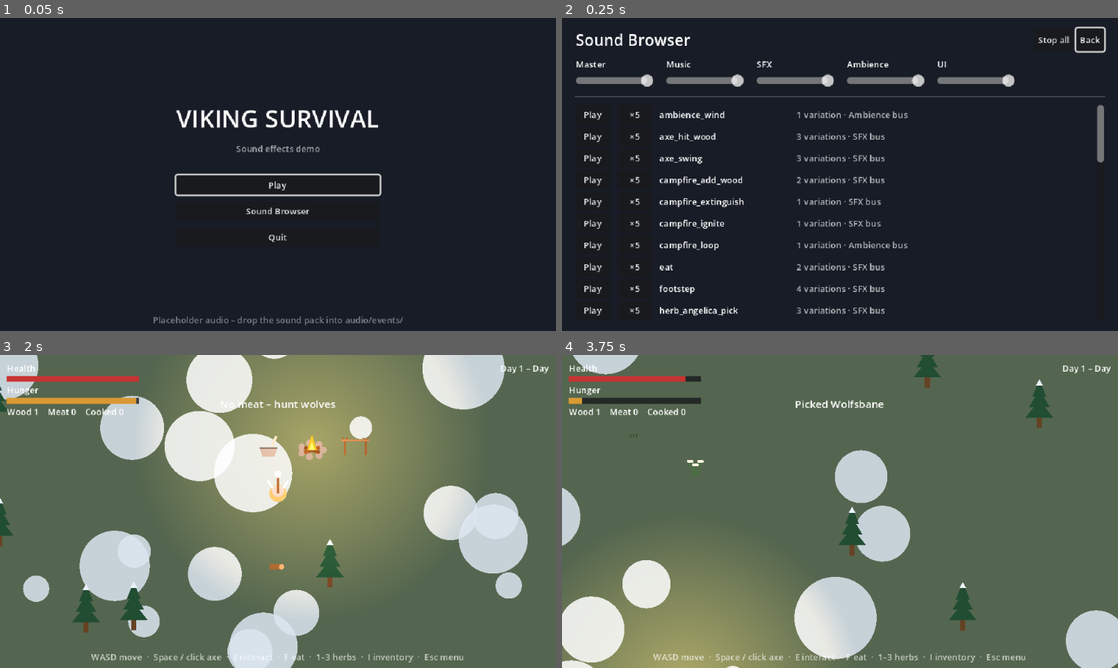
Above: before the commit, frames 1-4 (two rows, left to right).
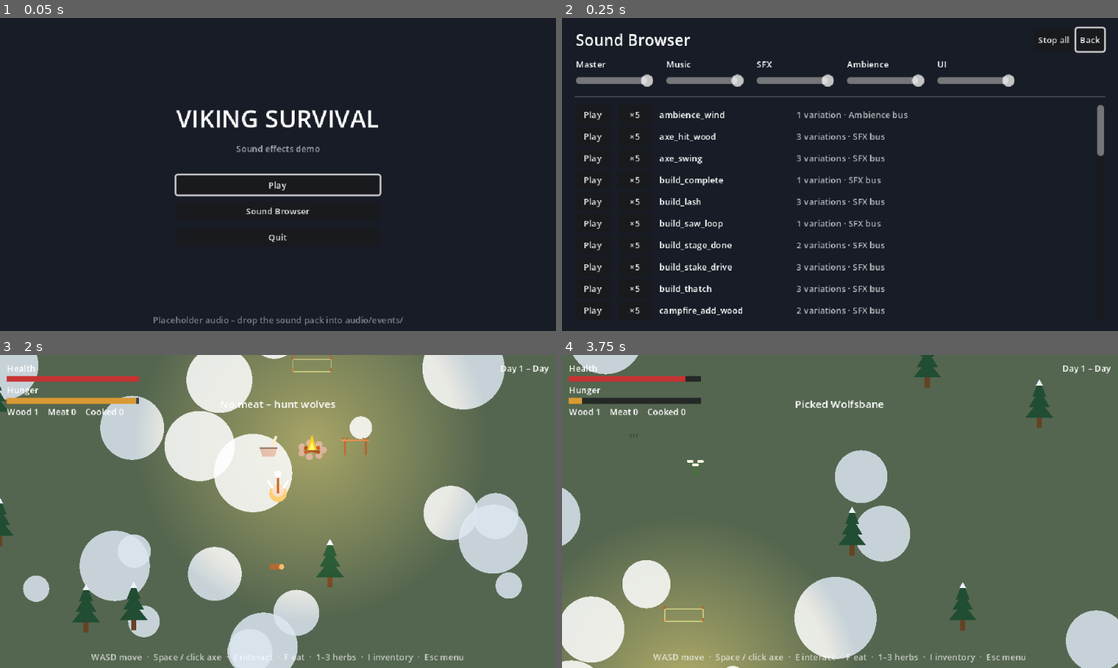
Above: after the commit, the same moments.

Repository: scunningham777/viking-survival-demo
Game: Godot game, scene res://tests/smoke_test.tscn
The game is run twice, just before and just after one commit, with the same random seed, the same clock (stepped at 60 frames per second) and the same inputs. This scene is started directly instead of the project's main scene.
Inputs (mouse positions are in pixels of both pictures, inside the frame that each line leads up to):
- Up to frame 1 (0.05 s): no input
- Up to frame 2 (0.25 s): no input
- Up to frame 3 (2 s): move the mouse to (250, 574) at 0.52 s; hold F (eat) 0.53-1.28 s; hold W (move_up) from 0.53 s (still down); click (250, 574) at 0.67 s; tap E (interact) at 0.8, 1.35 s; move the mouse to (444, 558) at 1.27 s; tap F (eat) at 1.55 s
- Up to frame 4 (3.75 s): move the mouse to (673, 464) at 2.02 s; release W (move_up) at 2.03 s; hold Space (attack) 2.03-2.78 s; hold A (move_left) 2.03-3.53 s; tap E (interact) at 2.3 s; move the mouse to (867, 511) at 2.77 s; tap F (eat) at 2.85 s; click (867, 511) at 2.92 s; move the mouse to (756, 433) at 3.52 s; hold S (move_down) from 3.53 s (still down); hold E (interact) from 3.53 s (still down)

Frame 1 is identical in both runs. In frame 2, 1.7% of the frame differs, in the area x 17-98%, y 43-96%; in frame 3, less than 0.1%; in frame 4, less than 0.1%.

Commit message:
Add buildable shelter with phased build sounds
The shelter is a sequential CraftingStation north of the campfire: three
stages (frame, beams, roof), each started with E and 2 wood, drawn as
they're built. Standing under the finished shelter halves hunger drain.

Recipes can now list CraftPhases (a sound and a duration, looped or
repeated as one-shots) so a craft plays a sound sequence: saw then
stakes, axe notching then lashing, then thatching. Adds build_saw_loop,
build_stake_drive, build_lash, build_thatch, build_stage_done and
build_complete events (placeholders + bank, all in the Sound Browser).
Herbs now keep clear of the camp's crafting spots. Smoke test covers
stage order, wood cost, completion and the hunger effect.

Co-Authored-By: Claude Opus 5.5 <noreply@anthropic.com>
Claude-Session: https://claude.ai/code/session_01HLJkRzmoqV4Q4LdQHmwY7o

Diff:
--- a/audio/sound_bank.tres
+++ b/audio/sound_bank.tres
@@ -495,6 +495,78 @@
 max_distance = 600.0
 notes = "Herbs dropped into the stone mortar."
 
+[sub_resource type="Resource" id="SoundEvent_build_complete"]
+script = ExtResource("2_event")
+id = &"build_complete"
+bus = &"SFX"
+volume_db = 0.0
+pitch_jitter = 0.02
+volume_jitter_db = 0.0
+min_interval_sec = 0.0
+max_instances = 1
+max_distance = 900.0
+notes = "Shelter finished – the structure settles with a creak and a heavy thud."
+
+[sub_resource type="Resource" id="SoundEvent_build_lash"]
+script = ExtResource("2_event")
+id = &"build_lash"
+bus = &"SFX"
+volume_db = -2.0
+pitch_jitter = 0.08
+volume_jitter_db = 1.5
+min_interval_sec = 0.0
+max_instances = 2
+max_distance = 700.0
+notes = "Rope lashed tight around a beam (repeats while lashing)."
+
+[sub_resource type="Resource" id="SoundEvent_build_saw_loop"]
+script = ExtResource("2_event")
+id = &"build_saw_loop"
+bus = &"SFX"
+volume_db = -3.0
+pitch_jitter = 0.0
+volume_jitter_db = 0.0
+min_interval_sec = 0.0
+max_instances = 0
+max_distance = 700.0
+notes = "Hand saw cutting a log – positional loop."
+
+[sub_resource type="Resource" id="SoundEvent_build_stage_done"]
+script = ExtResource("2_event")
+id = &"build_stage_done"
+bus = &"SFX"
+volume_db = -1.0
+pitch_jitter = 0.05
+volume_jitter_db = 0.0
+min_interval_sec = 0.0
+max_instances = 1
+max_distance = 800.0
+notes = "A build stage finished – creak and settling knock."
+
+[sub_resource type="Resource" id="SoundEvent_build_stake_drive"]
+script = ExtResource("2_event")
+id = &"build_stake_drive"
+bus = &"SFX"
+volume_db = 0.0
+pitch_jitter = 0.07
+volume_jitter_db = 1.5
+min_interval_sec = 0.0
+max_instances = 2
+max_distance = 800.0
+notes = "Mallet driving a stake into the ground (repeats while building)."
+
+[sub_resource type="Resource" id="SoundEvent_build_thatch"]
+script = ExtResource("2_event")
+id = &"build_thatch"
+bus = &"SFX"
+volume_db = -2.0
+pitch_jitter = 0.08
+volume_jitter_db = 1.5
+min_interval_sec = 0.0
+max_instances = 2
+max_distance = 700.0
+notes = "Pine bough laid on the roof (repeats while thatching)."
+
 [resource]
 script = ExtResource("1_bank")
-events = Array[ExtResource("2_event")]([SubResource("SoundEv …(1604 unchanged characters)… , SubResource("SoundEvent_mortar_place")])
+events = Array[ExtResource("2_event")]([SubResource("SoundEv …(1604 unchanged characters)… , SubResource("SoundEvent_mortar_place"), SubResource("SoundEvent_build_complete"), SubResource("SoundEvent_build_lash"), SubResource("SoundEvent_build_saw_loop"), SubResource("SoundEvent_build_stage_done"), SubResource("SoundEvent_build_stake_drive"), SubResource("SoundEvent_build_thatch")])
--- /dev/null
+++ b/data/craft_phase.gd
@@ -0,0 +1,10 @@
+class_name CraftPhase
+extends Resource
+## One step of a recipe's sound sequence, e.g. "saw for 1.5s, then hammer for 1.5s".
+## The station plays `sound` from its position for `duration_sec`: looped when
+## `interval_sec` is 0, otherwise as a one-shot repeated every `interval_sec`.
+
+@export var sound: StringName
+@export var duration_sec := 1.5
+## 0 = play `sound` as a loop. > 0 = fire it as a one-shot this often (mallet thuds, chops).
+@export var interval_sec := 0.0
--- a/data/recipe.gd
+++ b/data/recipe.gd
@@ -2,12 +2,27 @@
 extends Resource
 ## One crafting recipe: consumes `inputs` from the inventory and produces
 ## `output_count` × `output` after `craft_time_sec`. Stations hold a list of these.
+## A recipe with no `output` produces nothing (a build stage). With `phases`, the
+## craft plays that sound sequence and lasts as long as the phases combined.
 
+## Short name for messages, e.g. "the frame". Optional.
+@export var title := ""
 @export var output: StringName
 @export var output_count := 1
 ## Item id → amount consumed.
 @export var inputs: Dictionary[StringName, int] = {}
 @export var craft_time_sec := 2.0
+## Optional sound sequence; replaces the station's loop sound and sets the craft time.
+@export var phases: Array[CraftPhase] = []
+
+
+func total_time() -> float:
+	if phases.is_empty():
+		return craft_time_sec
+	var total := 0.0
+	for phase in phases:
+		total += phase.duration_sec
+	return total
 
 
 func can_craft() -> bool:
--- a/scenes/actors/player.gd
+++ b/scenes/actors/player.gd
@@ -19,6 +19,8 @@
 @export var max_health := 100.0
 @export var max_hunger := 100.0
 @export var hunger_drain_per_sec := 1.2
+## Hunger drain is multiplied by this while standing under a finished shelter.
+@export var shelter_hunger_multiplier := 0.5
 @export var starving_damage_per_sec := 4.0
 @export var meat_hunger_restore := 35.0
 ## Cooked meat (from the cooking spit) is eaten before raw meat.
@@ -48,6 +50,8 @@
 var is_dead := false
 ## Seconds left on the wolfsbane-poisoned axe.
 var wolfsbane_time := 0.0
+## Set by a finished shelter while the player stands under it.
+var is_sheltered := false
 
 var _attack_cooldown := 0.0
 var _swing_visual := 0.0
@@ -125,8 +129,12 @@
 		AudioManager.play(&"footstep")
 
 
+func hunger_drain() -> float:
+	return hunger_drain_per_sec * (shelter_hunger_multiplier if is_sheltered else 1.0)
+
+
 func _update_hunger(delta: float) -> void:
-	hunger = maxf(hunger - hunger_drain_per_sec * delta, 0.0)
+	hunger = maxf(hunger - hunger_drain() * delta, 0.0)
 	hunger_changed.emit(hunger, max_hunger)
 	if hunger <= 0.0:
 		health = maxf(health - starving_damage_per_sec * delta, 0.0)
--- a/scenes/props/crafting_station.gd
+++ b/scenes/props/crafting_station.gd
@@ -3,17 +3,26 @@
 ## A fixed crafting spot. Its recipes are data (see Recipe). With a single recipe,
 ## interacting crafts it straight away (the cooking spit); with several, it asks the
 ## HUD for the crafting screen (GameState.craft_menu_requested) and the player picks.
+## With `sequential`, the recipes are build stages done in order: interacting starts
+## the next one, and the station is complete after the last (the shelter).
 ## Each kind of station is its own scene with different exports.
 ##
 ## Sounds: `start_sound` when crafting begins, `loop_sound` (positional loop)
-## while it runs, `done_sound` when it finishes. Any can be left empty.
+## while it runs – or the recipe's own phases, if it has any – and `done_sound`
+## when it finishes (`complete_sound` instead after a sequential station's last
+## stage). Any can be left empty.
 
 signal crafted(item: StringName)
+## Sequential stations: emitted after each stage, with how many are now done.
+signal stage_completed(stages_done: int)
+signal completed
 
 @export var station_name := "Crafting station"
 ## Button label on the crafting screen, e.g. "Grind".
 @export var verb := "Craft"
 @export var recipes: Array[Recipe] = []
+## True: recipes are stages built in order, each started with the interact key.
+@export var sequential := false
 ## Optional node with an `is_lit` property (a campfire). Crafting only starts while it's lit.
 @export var heat_source: Node
 ## True: the result goes straight into the inventory. False: it pops out as a Pickup.
@@ -23,28 +32,40 @@
 @export var missing_input_message := "Nothing to craft"
 @export var needs_heat_message := "The fire is out"
 @export var busy_message := "Already working"
+## Sequential stations: shown when interacting after the last stage.
+@export var complete_message := "Finished"
 @export_group("Audio")
 @export var start_sound: StringName = &""
 @export var loop_sound: StringName = &""
 @export var done_sound: StringName = &""
+@export var complete_sound: StringName = &""
 
 var is_crafting := false
 ## 0..1 while crafting.
 var progress := 0.0
 ## The recipe in progress.
 var current: Recipe
+## Sequential stations: stages finished so far.
+var stages_done := 0
+var is_complete: bool:
+	get:
+		return sequential and stages_done >= recipes.size()
 
 var _elapsed := 0.0
 var _loop: Node
+var _phase_index := -1
+var _repeat_timer := 0.0
 
 
 func _process(delta: float) -> void:
 	if not is_crafting:
 		return
 	_elapsed += delta
-	progress = clampf(_elapsed / current.craft_time_sec, 0.0, 1.0)
+	var total := current.total_time()
+	progress = clampf(_elapsed / total, 0.0, 1.0)
+	_update_phase(delta)
 	queue_redraw()
-	if _elapsed >= current.craft_time_sec:
+	if _elapsed >= total:
 		_finish()
 
 
@@ -52,10 +73,17 @@
 	if is_crafting:
 		GameState.notify(busy_message)
 		return
+	if is_complete:
+		GameState.notify(complete_message)
+		return
 	if not _has_heat():
 		GameState.notify(needs_heat_message)
 		return
-	if recipes.size() == 1:
+	if sequential:
+		var stage := recipes[stages_done]
+		if not start(stage):
+			GameState.notify("Needs %s" % stage.describe_inputs())
+	elif recipes.size() == 1:
 		if not start(recipes[0]):
 			GameState.notify(missing_input_message)
 	elif recipes.size() > 1:
@@ -70,10 +98,16 @@
 	is_crafting = true
 	_elapsed = 0.0
 	progress = 0.0
+	_phase_index = -1
 	if not start_sound.is_empty():
 		AudioManager.play_at(start_sound, global_position)
-	if not loop_sound.is_empty():
-		_loop = AudioManager.play_loop(loop_sound, self, 0.3)
+	if not recipe.title.is_empty():
+		GameState.notify("Building %s" % recipe.title)
+	if recipe.phases.is_empty():
+		if not loop_sound.is_empty():
+			_loop = AudioManager.play_loop(loop_sound, self, 0.3)
+	else:
+		_update_phase(0.0)
 	queue_redraw()
 	return true
 
@@ -86,18 +120,51 @@
 	return heat_source == null or heat_source.is_lit
 
 
+## Switches to the phase that `_elapsed` falls in, and fires repeated one-shots.
+func _update_phase(delta: float) -> void:
+	if current.phases.is_empty():
+		return
+	var index := 0
+	var phase_end := current.phases[0].duration_sec
+	while _elapsed >= phase_end and index < current.phases.size() - 1:
+		index += 1
+		phase_end += current.phases[index].duration_sec
+	var phase := current.phases[index]
+	if index != _phase_index:
+		_phase_index = index
+		AudioManager.stop_loop(_loop, 0.1)
+		_loop = null
+		if phase.interval_sec > 0.0:
+			_repeat_timer = 0.0
+		else:
+			_loop = AudioManager.play_loop(phase.sound, self, 0.1)
+	if phase.interval_sec > 0.0:
+		_repeat_timer -= delta
+		if _repeat_timer <= 0.0:
+			_repeat_timer += phase.interval_sec
+			AudioManager.play_at(phase.sound, global_position)
+
+
 func _finish() -> void:
 	is_crafting = false
 	progress = 0.0
 	AudioManager.stop_loop(_loop, 0.3)
 	_loop = null
-	if not done_sound.is_empty():
-		AudioManager.play_at(done_sound, global_position)
-	if output_to_inventory:
-		GameState.add(current.output, current.output_count)
-		GameState.notify("Made %s" % Items.display_name(current.output).to_lower())
-	else:
-		for i in current.output_count:
-			Pickup.spawn(get_parent(), current.output, position)
-	crafted.emit(current.output)
+	if sequential:
+		stages_done += 1
+	var sound := complete_sound if is_complete and not complete_sound.is_empty() else done_sound
+	if not sound.is_empty():
+		AudioManager.play_at(sound, global_position)
+	if not current.output.is_empty():
+		if output_to_inventory:
+			GameState.add(current.output, current.output_count)
+			GameState.notify("Made %s" % Items.display_name(current.output).to_lower())
+		else:
+			for i in current.output_count:
+				Pickup.spawn(get_parent(), current.output, position)
+		crafted.emit(current.output)
+	if sequential:
+		stage_completed.emit(stages_done)
+		if is_complete:
+			completed.emit()
 	queue_redraw()
--- /dev/null
+++ b/scenes/props/shelter.gd
@@ -0,0 +1,66 @@
+extends CraftingStation
+## Lean-to shelter built in three stages at a fixed plot (frame, beams, roof; 2 wood
+## each). Once finished, standing underneath slows hunger (see Player.is_sheltered).
+
+@onready var _cover: Area2D = $Cover
+
+
+func _ready() -> void:
+	_cover.body_entered.connect(_on_cover_changed.bind(true))
+	_cover.body_exited.connect(_on_cover_changed.bind(false))
+	completed.connect(_on_completed)
+
+
+func _on_completed() -> void:
+	GameState.notify("Shelter built – rest under it to stay fed longer")
+	for body in _cover.get_overlapping_bodies():
+		_on_cover_changed(body, true)
+
+
+func _on_cover_changed(body: Node2D, entered: bool) -> void:
+	if body is Player and is_complete:
+		body.is_sheltered = entered
+
+
+func _draw() -> void:
+	# Completed stages are solid; the one being built fades in as it progresses.
+	_draw_plot()
+	for stage in recipes.size():
+		var alpha := 1.0 if stage < stages_done else 0.0
+		if is_crafting and stage == stages_done:
+			alpha = 0.25 + 0.75 * progress
+		if alpha > 0.0:
+			_draw_stage(stage, alpha)
+
+
+func _draw_plot() -> void:
+	# Marker stakes and a string outline on the ground.
+	var string := Color(0.8, 0.72, 0.52, 0.6)
+	var corners := PackedVector2Array([Vector2(-22, 0), Vector2(22, 0), Vector2(22, -14), Vector2(-22, -14)])
+	for i in corners.size():
+		draw_line(corners[i], corners[(i + 1) % corners.size()], string, 1.0)
+		draw_line(corners[i], corners[i] + Vector2(0, -4), Color(0.45, 0.3, 0.15), 2.0)
+
+
+func _draw_stage(stage: int, alpha: float) -> void:
+	var wood := Color(0.45, 0.3, 0.15, alpha)
+	match stage:
+		0:  # Frame: tall front posts, short back posts.
+			for x in [-20.0, 20.0]:
+				draw_line(Vector2(x, 0), Vector2(x, -30), wood, 3.0)
+				draw_line(Vector2(x, -14), Vector2(x, -22), wood.darkened(0.2), 2.5)
+		1:  # Beams: front crossbeam and rafters sloping to the back posts.
+			draw_line(Vector2(-23, -30), Vector2(23, -30), wood.lightened(0.1), 2.5)
+			for x in [-20.0, 0.0, 20.0]:
+				draw_line(Vector2(x, -30), Vector2(x, -22), wood.lightened(0.05), 2.0)
+			draw_line(Vector2(-24, -24), Vector2(-16, -28), Color(0.8, 0.72, 0.52, alpha), 1.0)
+			draw_line(Vector2(16, -28), Vector2(24, -24), Color(0.8, 0.72, 0.52, alpha), 1.0)
+		2:  # Roof: layered pine boughs over the rafters.
+			var bough := Color(0.15, 0.32, 0.2, alpha)
+			draw_colored_polygon(PackedVector2Array([
+				Vector2(-25, -31), Vector2(25, -31), Vector2(25, -21), Vector2(-25, -21),
+			]), bough)
+			for i in 6:
+				var x := -22.0 + i * 8.8
+				draw_line(Vector2(x, -31), Vector2(x + 3, -21), bough.lightened(0.2), 1.0)
+			draw_line(Vector2(-25, -31), Vector2(25, -31), Color(0.9, 0.93, 0.96, alpha * 0.8), 1.5)
--- /dev/null
+++ b/scenes/props/shelter.tscn
@@ -0,0 +1,93 @@
+[gd_scene format=3]
+
+[ext_resource type="Script" path="res://scenes/props/shelter.gd" id="1_script"]
+[ext_resource type="Script" path="res://data/recipe.gd" id="2_recipe"]
+[ext_resource type="Script" path="res://data/craft_phase.gd" id="3_phase"]
+
+[sub_resource type="Resource" id="CraftPhase_saw"]
+script = ExtResource("3_phase")
+sound = &"build_saw_loop"
+duration_sec = 1.6
+
+[sub_resource type="Resource" id="CraftPhase_stakes"]
+script = ExtResource("3_phase")
+sound = &"build_stake_drive"
+duration_sec = 1.5
+interval_sec = 0.45
+
+[sub_resource type="Resource" id="Recipe_frame"]
+script = ExtResource("2_recipe")
+title = "the frame"
+inputs = Dictionary[StringName, int]({
+&"wood": 2
+})
+phases = Array[ExtResource("3_phase")]([SubResource("CraftPhase_saw"), SubResource("CraftPhase_stakes")])
+
+[sub_resource type="Resource" id="CraftPhase_notch"]
+script = ExtResource("3_phase")
+sound = &"axe_hit_wood"
+duration_sec = 1.1
+interval_sec = 0.36
+
+[sub_resource type="Resource" id="CraftPhase_lash"]
+script = ExtResource("3_phase")
+sound = &"build_lash"
+duration_sec = 1.9
+interval_sec = 0.6
+
+[sub_resource type="Resource" id="Recipe_beams"]
+script = ExtResource("2_recipe")
+title = "the beams"
+inputs = Dictionary[StringName, int]({
+&"wood": 2
+})
+phases = Array[ExtResource("3_phase")]([SubResource("CraftPhase_notch"), SubResource("CraftPhase_lash")])
+
+[sub_resource type="Resource" id="CraftPhase_thatch"]
+script = ExtResource("3_phase")
+sound = &"build_thatch"
+duration_sec = 3.0
+interval_sec = 0.55
+
+[sub_resource type="Resource" id="Recipe_roof"]
+script = ExtResource("2_recipe")
+title = "the roof"
+inputs = Dictionary[StringName, int]({
+&"wood": 2
+})
+phases = Array[ExtResource("3_phase")]([SubResource("CraftPhase_thatch")])
+
+[sub_resource type="CircleShape2D" id="CircleShape2D_interact"]
+radius = 18.0
+
+[sub_resource type="RectangleShape2D" id="RectangleShape2D_cover"]
+size = Vector2(48, 30)
+
+[node name="Shelter" type="Node2D"]
+script = ExtResource("1_script")
+station_name = "Shelter"
+verb = "Build"
+recipes = Array[ExtResource("2_recipe")]([SubResource("Recipe_frame"), SubResource("Recipe_beams"), SubResource("Recipe_roof")])
+sequential = true
+busy_message = "Still building"
+complete_message = "The shelter is finished"
+done_sound = &"build_stage_done"
+complete_sound = &"build_complete"
+
+[node name="InteractZone" type="Area2D" parent="."]
+position = Vector2(0, -8)
+collision_layer = 16
+collision_mask = 0
+monitoring = false
+
+[node name="CollisionShape2D" type="CollisionShape2D" parent="InteractZone"]
+shape = SubResource("CircleShape2D_interact")
+
+[node name="Cover" type="Area2D" parent="."]
+position = Vector2(0, -10)
+collision_layer = 0
+collision_mask = 2
+monitorable = false
+
+[node name="CollisionShape2D" type="CollisionShape2D" parent="Cover"]
+shape = SubResource("RectangleShape2D_cover")
--- a/scenes/world/world.gd
+++ b/scenes/world/world.gd
@@ -12,8 +12,8 @@
 @export var clearing_radius := 150.0
 ## Plants of each herb variety (see HerbPlant.KINDS).
 @export var herbs_per_kind := 7
-## Herbs are kept out of this radius around the campfire.
-@export var herb_clearing_radius := 70.0
+## Herbs are kept out of this radius around the campfire (and the camp's crafting spots).
+@export var herb_clearing_radius := 120.0
 @export_group("Day / night")
 @export var day_length_sec := 60.0
 @export var night_length_sec := 45.0
--- a/scenes/world/world.tscn
+++ b/scenes/world/world.tscn
@@ -6,6 +6,7 @@
 [ext_resource type="PackedScene" path="res://scenes/ui/hud.tscn" id="4_hud"]
 [ext_resource type="PackedScene" path="res://scenes/props/cooking_spit.tscn" id="5_spit"]
 [ext_resource type="PackedScene" path="res://scenes/props/herb_mortar.tscn" id="6_mortar"]
+[ext_resource type="PackedScene" path="res://scenes/props/shelter.tscn" id="7_shelter"]
 
 [node name="World" type="Node2D"]
 script = ExtResource("1_script")
@@ -24,6 +25,9 @@
 [node name="HerbMortar" parent="Entities" instance=ExtResource("6_mortar")]
 position = Vector2(-50, 4)
 
+[node name="Shelter" parent="Entities" instance=ExtResource("7_shelter")]
+position = Vector2(0, -90)
+
 [node name="Player" parent="Entities" instance=ExtResource("3_player")]
 position = Vector2(0, 50)
 
--- a/tests/smoke_test.gd
+++ b/tests/smoke_test.gd
@@ -104,6 +104,7 @@
 	await _exercise_herbs(world, player)
 	await _exercise_inventory(world)
 	await _exercise_cooking(world, player, campfire)
+	await _exercise_shelter(world, player)
 
 	# Night transition and death flow.
 	world._begin_phase(1, true)
@@ -239,6 +240,42 @@
 			"cooked meat restored %.1f hunger" % (player.hunger - 10.0))
 
 
+## Builds the shelter's three stages with wood, then checks it slows hunger underneath.
+func _exercise_shelter(world: Node, player: Player) -> void:
+	var shelter := world.get_node("Entities/Shelter") as CraftingStation
+	for stage in shelter.recipes:
+		for phase in stage.phases:
+			phase.duration_sec = 0.06
+			if phase.interval_sec > 0.0:
+				phase.interval_sec = 0.02
+	GameState.spend(&"wood", GameState.count(&"wood"))
+	GameState.add(&"wood")
+	player.global_position = shelter.global_position + Vector2(0, 4)
+	await _frames(3)
+	_check(not player.is_sheltered, "sheltered before the shelter was built")
+
+	player._interact()
+	_check(not shelter.is_crafting and GameState.count(&"wood") == 1, "shelter stage started without enough wood")
+	GameState.add(&"wood", 5)
+	for stage in shelter.recipes.size():
+		player._interact()
+		_check(shelter.is_crafting, "shelter stage %d did not start" % (stage + 1))
+		await _seconds(0.3)
+		_check(shelter.stages_done == stage + 1, "shelter stage %d did not finish" % (stage + 1))
+	_check(shelter.is_complete and GameState.count(&"wood") == 0, "shelter not complete after 3 stages")
+	GameState.add(&"wood", 2)
+	player._interact()
+	_check(not shelter.is_crafting and GameState.count(&"wood") == 2, "finished shelter started another stage")
+
+	await _frames(3)
+	_check(player.is_sheltered, "player under the finished shelter is not sheltered")
+	_check(is_equal_approx(player.hunger_drain(), player.hunger_drain_per_sec * player.shelter_hunger_multiplier),
+			"shelter did not slow hunger")
+	player.global_position = shelter.global_position + Vector2(0, 80)
+	await _frames(3)
+	_check(not player.is_sheltered, "still sheltered after leaving the shelter")
+
+
 ## A plant of `kind` with no other plant in interact range, so _interact() can only hit it.
 func _isolated_herb(world: Node, kind: StringName) -> HerbPlant:
 	var herbs: Array[HerbPlant] = []
Not shown, added: audio/events/build_complete/placeholder_1.wav.import
Not shown, added: audio/events/build_lash/placeholder_1.wav.import
Not shown, added: audio/events/build_lash/placeholder_2.wav.import
Not shown, added: audio/events/build_lash/placeholder_3.wav.import
Not shown, added: audio/events/build_saw_loop/placeholder_1.wav.import
Not shown, added: audio/events/build_stage_done/placeholder_1.wav.import
Not shown, added: audio/events/build_stage_done/placeholder_2.wav.import
Not shown, added: audio/events/build_stake_drive/placeholder_1.wav.import
Not shown, added: audio/events/build_stake_drive/placeholder_2.wav.import
Not shown, added: audio/events/build_stake_drive/placeholder_3.wav.import
Not shown, added: audio/events/build_thatch/placeholder_1.wav.import
Not shown, added: audio/events/build_thatch/placeholder_2.wav.import
(and 18 more such lines)
